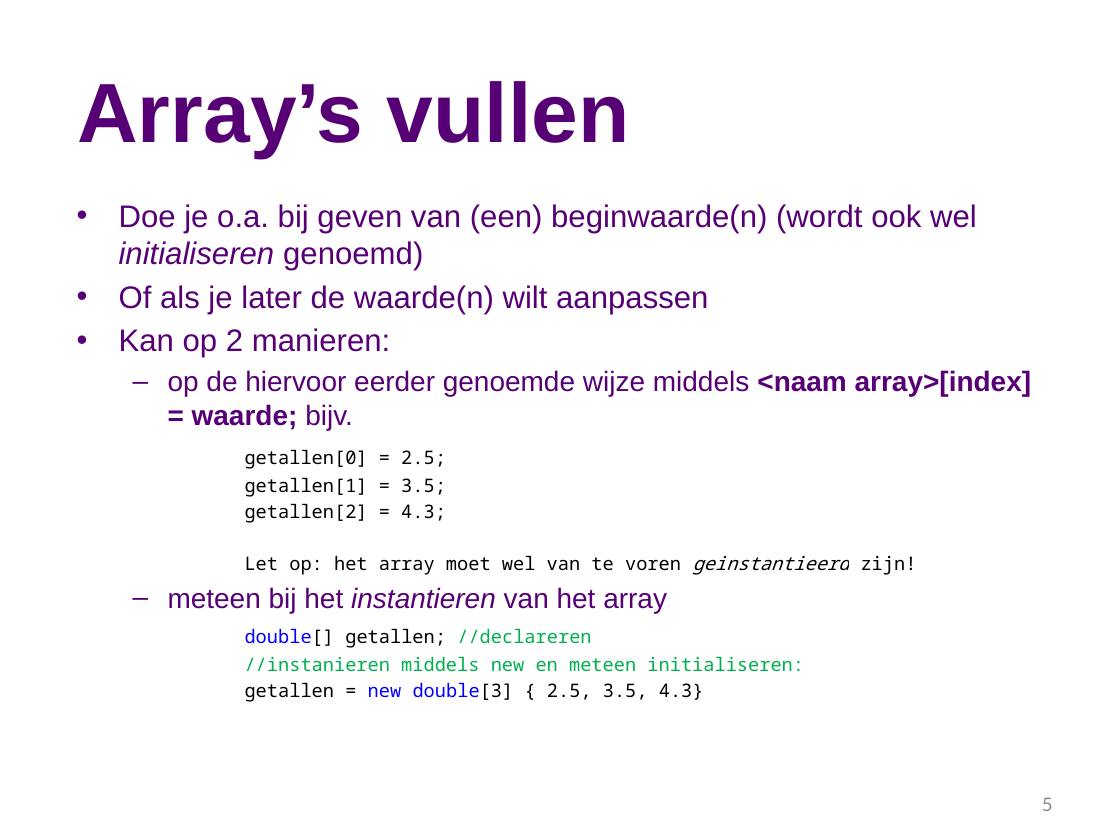
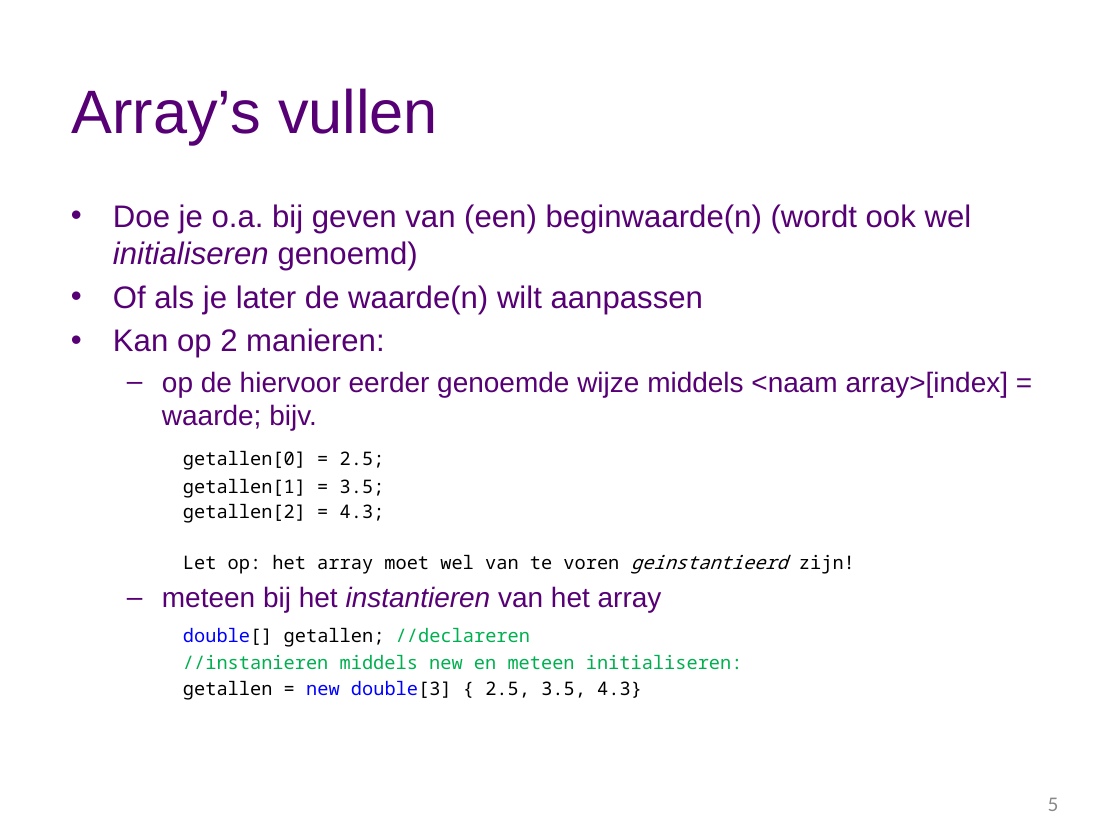
Before and after one commit to stasemsoft/softwarematerial, a slide deck: slide 5 of docs/basic/collecties/theorie_FUN12_Arrays.pptx. Drawn at 1120x840 pixels with LibreOffice and Linux fonts; fonts in the diff are those of the drawing; background and template pictures are left out. Boxes give left, top, right and bottom in pixels: in the first picture for what was removed or moved away, otherwise in the second. Text is boxed around its words. In the diff, an @@ line names an element or a change of style, - is before the commit and + after.

```diff
--- a/docs/basic/collecties/theorie_FUN12_Arrays.pptx
+++ b/docs/basic/collecties/theorie_FUN12_Arrays.pptx
@@ title "Array’s vullen" at bbox=[72, 88, 438, 144]: size 54 to 39.4 pt, bold off @@
@@ text "Doe je o.a. bij geven ..." at bbox=[113, 204, 1008, 700]: bold off in "<naam array>[index] = waarde;"; highlight #FFFFFF to none in "getallen[0] = 2.5;", "getallen[1] = 3.5;", "getallen[2] = 4.3;", "Let op: het array moet wel van ..." and 3 more places; indent changed; more space between paragraphs @@
@@ page number at bbox=[1048, 797, 1059, 811]: text colour #8C8C8C to #888888 @@
```
Also in this commit, not shown: 6 other slides changed, 1 slide removed.
